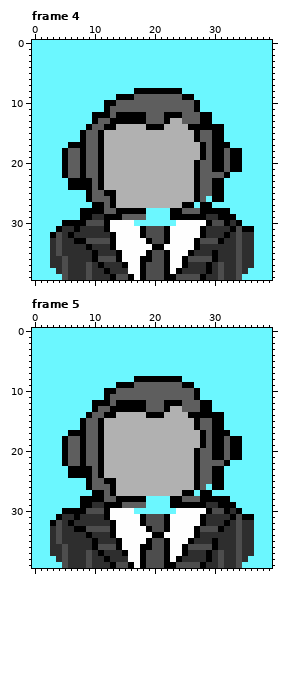
Edited in one commit: pixel-art file (Assets/Aseprite/monkey.aseprite). Above is the file before it was changed.
40x40 pixels, 5 frames. Colours within 5 levels of each other are drawn and written as one. Shown: frame 4, frame 5. The commit also changed other frames, which this record leaves out.
And afterwards:
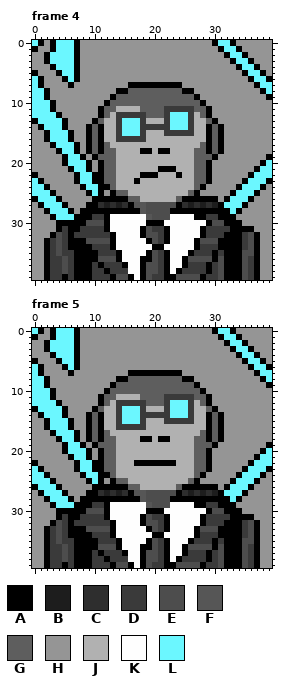
Palette (. is transparent): A #000000  B #1d1d1d  C #2e2e2e  D #3a3a3a  E #4d4d4d  F #565656  G #5e5e5e  H #959595  J #b1b1b1  K #fefefe  L #6bf7ff
What changed:
Changed rows in their new state; - is an unchanged pixel.
Frame 4:
first column x 0:
 0 -AHA---AHHHHHHHHHHHHHHHHHHHHHHA--AHHHHHH
 1 AHHA---AHHHHHHHHHHHHHHHHHHHHHHHA--AHHHHH
 2 HHA----AHHHHHHHHHHHHHHHHHHHHHHHHA--AHHHH
 3 HHA----AHHHHHHHHHHHHHHHHHHHHHHHHHA--AHHH
 4 HHHA---AHHHHHHHHHHHHHHHHHHHHHHHHHHA--AHH
 5 AHHHA--AHHHHHHHHHHHHHHHHHHHHHHHHHHHA--AH
 6 -AHHHA-AHHHHHHHHHHHHHHHHHHHHHHHHHHHHA--A
 7 -AHHHHAHHHHHHHHHAAAAAAAAAHHHHHHHHHHHHA--
 8 --AHHHHHHHHHHHAAGGGGGGGGGAAHHHHHHHHHHHA-
 9 --AHHHHHHHHHHAGGG--------GGAHHHHHHHHHHHA
10 ---AHHHHHHHH-G-------------GAHHHHHHHHHHH
11 ---AHHHHHHHAG-JJJJ----DDDDDGGAHHHHHHHHHH
12 ----AHHHHHH-GJDDDDD---DLLLDJG-HHHHHHHHHH
13 A----AHHHH--JJDLLLDJJJDLLLDJJGAHHHHHHHHH
14 HA---AHHH--AJJDLLLDDDDDLLLDJJ-G-HHHHHHHH
15 HHA---AHHA----DLLLD---DDDDDJJAG-HHHHHHHH
16 HHA---AHHA----DDDDD--------JJAG-HHHHHHHH
17 HHHA--L-HA--G---------------GAG-HHHHHHHH
18 HHHHALLAHA--GG----AA-AA----GGAG-HHHHHHHH
19 HHHHH-LL-HAGGG-------------GG--HHHHHHHHA
20 HHHHH-LLLAH-GG-------------G-AHHHHHHHHA-
21 HHHHHHALLAH-GG-------AAA---G-AHHHHHHHA--
22 AHHHHHHALLA-GG----AAA---A--G-AHHHHHHA---
23 -AHHHHH-LLA-GG---A---------G-AHHHHHA---A
24 --AHHHHH-LL-AG-------------GAHHHHHA---AH
25 ---AHHHHH-LAH-GG----------G-HHHHHA---AHH
26 A---AHHHHHAAA-AAGG------GAA-AA-HA---AHHH
27 HA---AHHHA-CBCBCAFFEEEEEACBCBCBA---AHHHH
28 HHA---AH----AA----FEEEE--AAA------AHHHHH
29 HHHA---A--DD-KKKKKKFEEEKKKK--DD---HHHHHH
30 HHHHA------------KKAAAKK---------A-HHHHH
31 HHHH-DA-DDDD--------DD-------DDDD-A--HHH
32 HHH--D-DDDDDD--------D-------DDD-AADEAHH
33 HHAD-DA--------------D----------AAADEAHH
34 HHAD-DAAA-DDD---------------DDDAAAADEAHH
35 HHAD-DDAAA-DDD-------D-----DDD-DAAAEEAHH
36 HHADD-DAAA-----------D---------EAAAEDAHH
37 HHADD-DAAAD-DDD------D----DDD-D-AAAEDAHH
38 HHADD-DAAADD-DDD-----D---DDDD-D-AAAEDAHH
39 HHADDADAAADDD-------DD-------DD-AAAEDAHH
Frame 5:
first column x 0:
 0 -AHA---AHHHHHHHHHHHHHHHHHHHHHHA--AHHHHHH
 1 AHHA---AHHHHHHHHHHHHHHHHHHHHHHHA--AHHHHH
 2 HHA----AHHHHHHHHHHHHHHHHHHHHHHHHA--AHHHH
 3 HHA----AHHHHHHHHHHHHHHHHHHHHHHHHHA--AHHH
 4 HHHA---AHHHHHHHHHHHHHHHHHHHHHHHHHHA--AHH
 5 AHHHA--AHHHHHHHHHHHHHHHHHHHHHHHHHHHA--AH
 6 -AHHHA-AHHHHHHHHHHHHHHHHHHHHHHHHHHHHA--A
 7 -AHHHHAHHHHHHHHHAAAAAAAAAHHHHHHHHHHHHA--
 8 --AHHHHHHHHHHHAAGGGGGGGGGAAHHHHHHHHHHHA-
 9 --AHHHHHHHHHHAGGG--------GGAHHHHHHHHHHHA
10 ---AHHHHHHHH-G-------------GAHHHHHHHHHHH
11 ---AHHHHHHHAG-JJJJ----DDDDDGGAHHHHHHHHHH
12 ----AHHHHHH-GJDDDDD---DLLLDJG-HHHHHHHHHH
13 A----AHHHH--JJDLLLDJJJDLLLDJJGAHHHHHHHHH
14 HA---AHHH--AJJDLLLDDDDDLLLDJJ-G-HHHHHHHH
15 HHA---AHHA----DLLLD---DDDDDJJAG-HHHHHHHH
16 HHA---AHHA----DDDDD--------JJAG-HHHHHHHH
17 HHHA--L-HA--G---------------GAG-HHHHHHHH
18 HHHHALLAHA--GG----AA-AA----GGAG-HHHHHHHH
19 HHHHH-LL-HAGGG-------------GG--HHHHHHHHA
20 HHHHH-LLLAH-GG-------------G-AHHHHHHHHA-
21 HHHHHHALLAH-GG-------------G-AHHHHHHHA--
22 AHHHHHHALLA-GG---AAAAAAA---G-AHHHHHHA---
23 -AHHHHH-LLA-GG-------------G-AHHHHHA---A
24 --AHHHHH-LL-AG-------------GAHHHHHA---AH
25 ---AHHHHH-LAH-GG----------G-HHHHHA---AHH
26 A---AHHHHHAAA-AAGG------GAA-AA-HA---AHHH
27 HA---AHHHA-CBCBCAFFEEEEEACBCBCBA---AHHHH
28 HHA---AH----AA----FEEEE--AAA------AHHHHH
29 HHHA---A--DD-KKKKKKFEEEKKKK--DD---HHHHHH
30 HHHHA------------KKAAAKK---------A-HHHHH
31 HHHH-DA-DDDD--------DD-------DDDD-A--HHH
32 HHH--D-DDDDDD--------D-------DDD-AADEAHH
33 HHAD-DA--------------D----------AAADEAHH
34 HHAD-DAAA-DDD---------------DDDAAAADEAHH
35 HHAD-DDAAA-DDD-------D-----DDD-DAAAEEAHH
36 HHADD-DAAA-----------D---------EAAAEDAHH
37 HHADD-DAAAD-DDD------D----DDD-D-AAAEDAHH
38 HHADD-DAAADD-DDD-----D---DDDD-D-AAAEDAHH
39 HHADDADAAADDD-------DD-------DD-AAAEDAHH
Changed places in both pictures, as pixel boxes (x1, y1, x2, y2):
changed: (32, 40, 272, 280)
changed: (32, 328, 272, 568)
